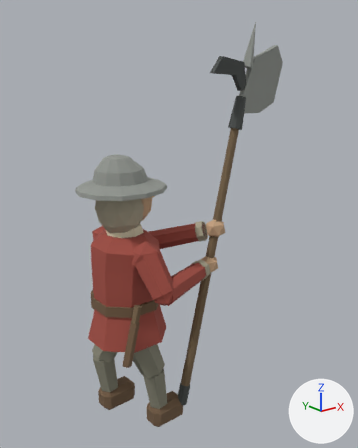
Renders of the glTF model assets/3d/models/units/infantry_halberd.glb from each side of a commit.
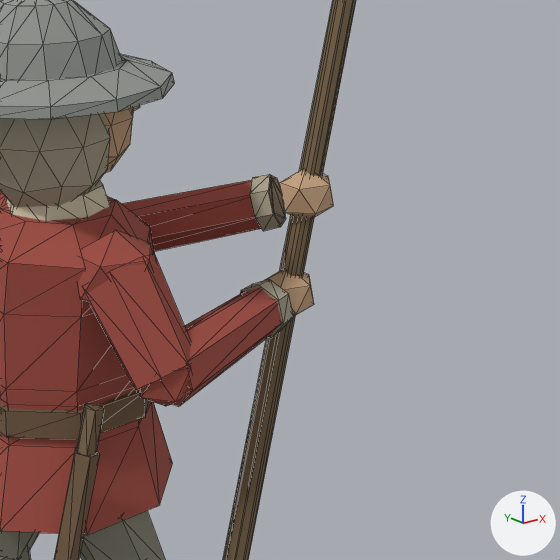
Each version appears first whole from a 50 mm camera at (-1.565, -2.495, 2.315) aimed at (0.418, -0.017, 1.324), and next in a close-up on the part from 29% to 86% of the width and 35% to 81% of the height. The lights are fixed; the arrows at lower right show +X, +Y and +Z. The last two pictures show the newer version. The close-ups show mesh edges as thin lines. Vertices at exactly the same position are counted once.

Before the edit, the objects in view are built like this:
```python
me_cone_884 = bpy.data.meshes.new('Cone.884')
me_cone_884.from_pydata(...)  # an 8-sided cut cone along z (radius 0.125 at the low end, 0.105 at the high end) spanning x -0.125..0.125, y -0.125..0.125, z 1.332..1.398
me_cone_884.materials.append(mat_linen)  # beige #d6cbb1
me_cone_889 = bpy.data.meshes.new('Cone.889')
me_cone_889.from_pydata(...)  # 70 vertices, 128 faces; spans x -0.173..0.563, y -0.326..0.151, z 1.011..1.71
me_cone_889.materials.append(mat_padded_linen)  # beige #aaa28b
me_halberdier_padded_jack = bpy.data.meshes.new('Halberdier_padded_jack')
me_halberdier_padded_jack.from_pydata(...)  # 216 vertices, 368 faces; spans x -0.245..0.558, y -0.429..0.397, z 0.65..1.357
me_halberdier_padded_jack.materials.append(mat_team_cloth)  # red #a24d42
ob_infantry_halberd_linen = bpy.data.objects.new('infantry_halberd_linen', me_cone_884)
ob_infantry_halberd_linen.location = (0.0, 0.0, 0.0)
ob_infantry_halberd_padded_linen = bpy.data.objects.new('infantry_halberd_padded_linen', me_cone_889)
ob_infantry_halberd_padded_linen.location = (0.0, 0.0, 0.0)
ob_infantry_halberd_team_cloth = bpy.data.objects.new('infantry_halberd_team_cloth', me_halberdier_padded_jack)
ob_infantry_halberd_team_cloth.location = (0.0, 0.0, 0.0)
# also in view: 'infantry_halberd_skin' at (0.285, -0.082, 1.357); 'infantry_halberd_hose' at (0.0, 0.0, 0.418); 'infantry_halberd_leather' at (0.043, 0.016, 0.465); 'infantry_halberd_oak_dark' at (0.316, -0.23, 1.094); 'infantry_halberd_steel' at (0.405, -0.005, 2.107)
```
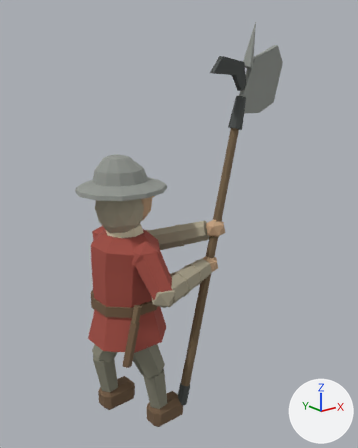
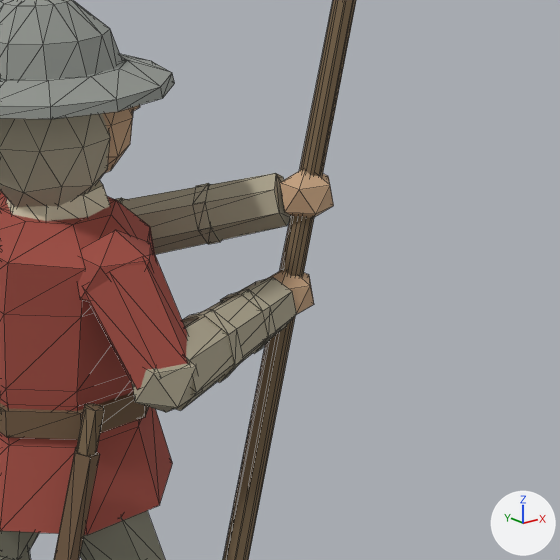
What differs and where, as boxes (x1, y1, x2, y2) in the close-ups (560 x 560 px):
'infantry_halberd_team_cloth', reshaped
    before: (0, 177, 285, 535)
    after: (0, 191, 188, 535)
'infantry_halberd_padded_linen', reshaped
    before: (0, 113, 294, 338)
    after: (0, 113, 297, 412)
part 1 of me_cone_889, added (beige)
    after: (132, 363, 203, 412)
part 2 of me_cone_889, added (beige)
    after: (175, 277, 297, 411)
part 3 of me_cone_889, added (beige)
    after: (182, 310, 244, 382)
part 4 of me_cone_889, added (beige)
    after: (220, 289, 276, 354)
part 5 of me_cone_889, added (beige)
    after: (121, 173, 291, 255)
part 6 of me_cone_889, added (beige)
    after: (193, 183, 222, 244)
part 7 of me_halberdier_padded_jack, deleted (red)
    before: (122, 177, 285, 251)
part 8 of me_halberdier_padded_jack, deleted (red)
    before: (173, 288, 281, 406)
part 9 of me_halberdier_padded_jack, deleted (red)
    before: (139, 366, 192, 406)

The edits, one by one:
me_cone_889 is used by ob_infantry_halberd_padded_linen; location (0.0, 0.0, 0.0).
me_cone_889 had 70 vertices, 128 faces and spanned x -0.173..0.563, y -0.326..0.151, z 1.011..1.71.
me_cone_889 now has 150 vertices, 264 faces and spans x -0.173..0.572, y -0.439..0.405, z 0.962..1.71.
me_cone_889 part 1: a new loose piece, an icosphere of 20 faces spanning x -0.05..0.11, y -0.435..-0.285, z 0.962..1.138, in mat_padded_linen (beige #aaa28b).
me_cone_889 part 2: a new loose piece of 14 vertices spanning x 0.009..0.457, y -0.439..-0.184, z 0.974..1.142, in mat_padded_linen (beige #aaa28b).
me_cone_889 part 3: a new loose piece of 14 vertices spanning x 0.149..0.224, y -0.399..-0.234, z 0.984..1.144, in mat_padded_linen (beige #aaa28b).
me_cone_889 part 4: a new loose piece of 14 vertices spanning x 0.29..0.36, y -0.352..-0.203, z 1.0..1.145, in mat_padded_linen (beige #aaa28b).
me_cone_889 part 5: a new loose piece of 14 vertices spanning x 0.068..0.572, y -0.226..0.381, z 1.047..1.367, in mat_padded_linen (beige #aaa28b).
me_cone_889 part 6: a new loose piece of 14 vertices spanning x 0.344..0.48, y -0.1..0.018, z 1.183..1.329, in mat_padded_linen (beige #aaa28b).
Other edits to the shape of me_cone_889 do not show in these pictures.
me_halberdier_padded_jack is used by ob_infantry_halberd_team_cloth; location (0.0, 0.0, 0.0).
me_halberdier_padded_jack had 216 vertices, 368 faces and spanned x -0.245..0.558, y -0.429..0.397, z 0.65..1.357.
me_halberdier_padded_jack now has 164 vertices, 280 faces and spans x -0.245..0.245, y -0.423..0.397, z 0.65..1.35.
me_halberdier_padded_jack part 7: the loose piece of 14 vertices spanning x 0.075..0.558, y -0.211..0.375, z 1.056..1.357 is deleted.
me_halberdier_padded_jack part 8: the loose piece of 14 vertices spanning x 0.012..0.441, y -0.429..-0.194, z 0.983..1.135 is deleted.
me_halberdier_padded_jack part 9: the loose piece of 12 vertices spanning x -0.036..0.096, y -0.423..-0.297, z 0.976..1.124 is deleted.
Other edits to the shape of me_halberdier_padded_jack do not show in these pictures.
